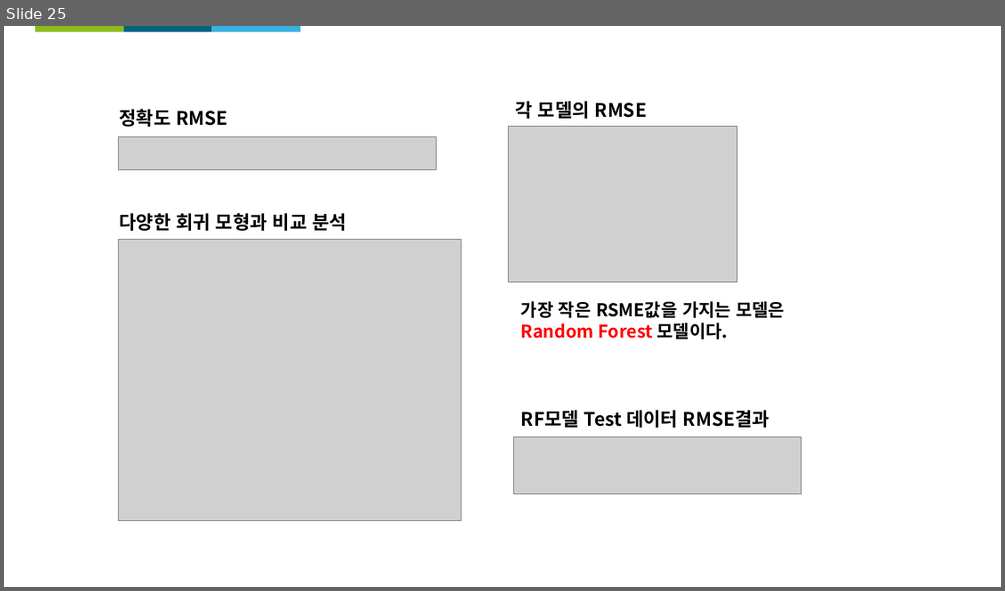
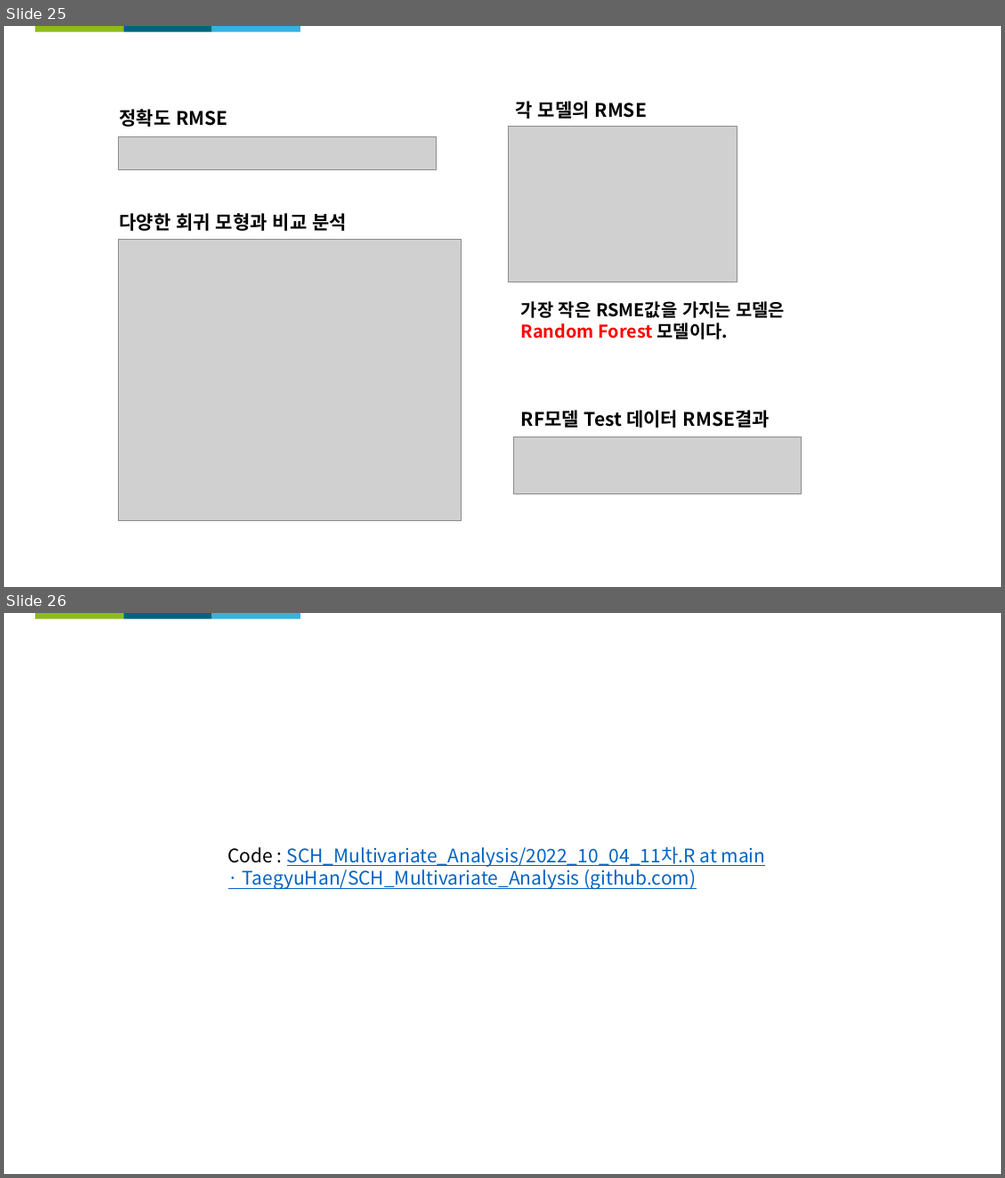
Before and after one commit to TaegyuHan/SCH_Multivariate_Analysis, a slide deck: 과제/12차_다변량분석_과제_20171483_한태규.pptx. Shown one above the other, each under a label of ours: slide 25 before the commit, slides 25 and 26 after it. The pictures are 1005x591 and 1005x1178 pixels, drawn with LibreOffice and Linux fonts; fonts in the diff are those of the drawing; grey boxes stand for pictures. Boxes give left, top, right and bottom in pixels: in the first picture for what was removed or moved away, otherwise in the second. Text is boxed around its words. In the diff, an @@ line names an element or a change of style, - is before the commit and + after.

```diff
--- a/과제/12차_다변량분석_과제_20171483_한태규.pptx
+++ b/과제/12차_다변량분석_과제_20171483_한태규.pptx
@@ slide 26 added at (4, 613, 1001, 1174), background #FFFFFF @@
@@ rectangle added at (35, 613, 123, 619), fill #8EBB1C @@
@@ rectangle added at (123, 613, 212, 619), fill #01637E @@
@@ rectangle added at (212, 613, 300, 619), fill #35B2E0 @@
@@ text added at (228, 846, 766, 890), 18 pt, text #0563C1, underline @@
+Code : SCH_Multivariate_Analysis/2022_10_04_11차.R at main · TaegyuHan/SCH_Multivariate_Analysis (github.com)
```
Also in this commit, not shown: 44 other files.
